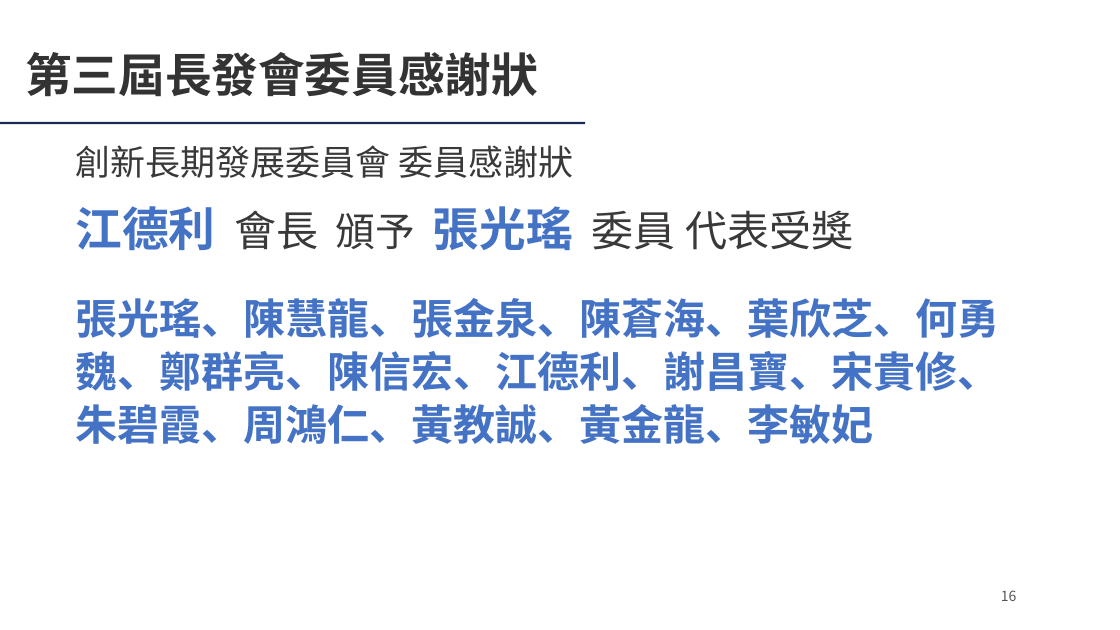
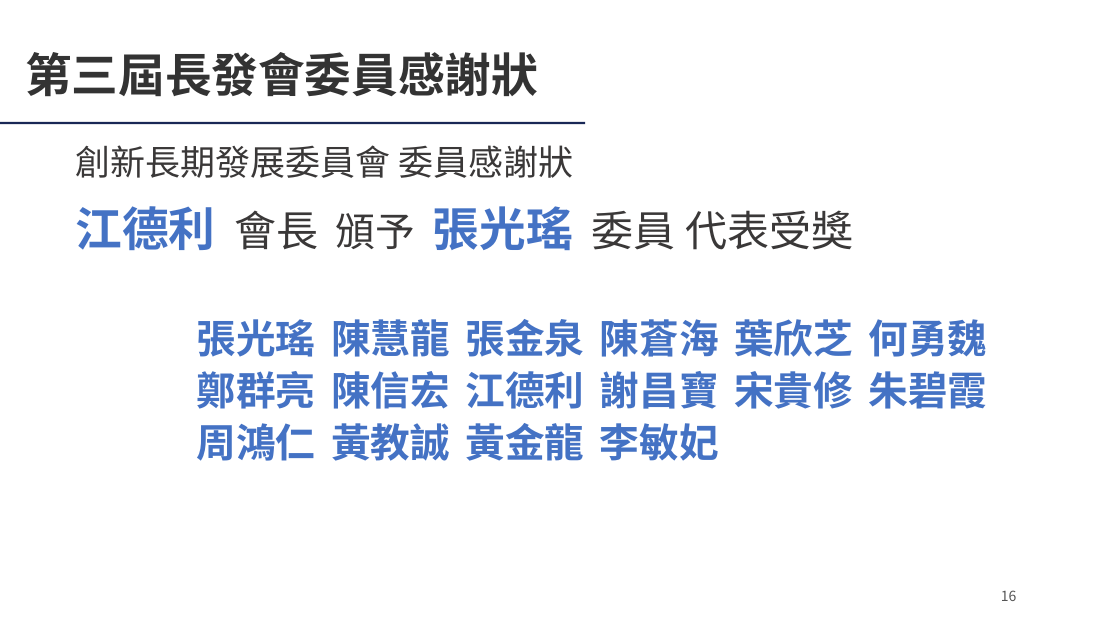
Before and after one commit to Ericliang680928/IAA, a slide deck: slide 16 of 20261204/agm/IAA會員大會簡報_20261204.pptx. Drawn at 1120x630 pixels with LibreOffice and Linux fonts; fonts in the diff are those of the drawing; background and template pictures are left out. Boxes give left, top, right and bottom in pixels: in the first picture for what was removed or moved away, otherwise in the second. Text is boxed around its words. In the diff, an @@ line names an element or a change of style, - is before the commit and + after.

```diff
--- a/20261204/agm/IAA會員大會簡報_20261204.pptx
+++ b/20261204/agm/IAA會員大會簡報_20261204.pptx
@@ text "張光瑤" at bbox=[197, 319, 316, 357]: vertical alignment top to middle @@
@@ text at bbox=[197, 319, 316, 357]: text changed; size 36 to 34 pt @@
-張光瑤、陳慧龍、張金泉、陳蒼海、葉欣芝、何勇魏、鄭群亮、陳信宏、江德利、謝昌寶、宋貴修、朱碧霞、周鴻仁、黃教誠、黃金龍、李敏妃
+張光瑤
@@ text added at bbox=[331, 319, 450, 357], 34 pt, text #4472C4, bold @@
+陳慧龍
@@ text added at bbox=[466, 319, 585, 357], 34 pt, text #4472C4, bold @@
+張金泉
@@ text added at bbox=[600, 319, 719, 357], 34 pt, text #4472C4, bold @@
+陳蒼海
@@ text added at bbox=[734, 319, 853, 357], 34 pt, text #4472C4, bold @@
+葉欣芝
@@ text added at bbox=[869, 319, 988, 357], 34 pt, text #4472C4, bold @@
+何勇魏
@@ text added at bbox=[197, 371, 316, 409], 34 pt, text #4472C4, bold @@
+鄭群亮
@@ text added at bbox=[331, 371, 450, 409], 34 pt, text #4472C4, bold @@
+陳信宏
@@ text added at bbox=[466, 371, 585, 409], 34 pt, text #4472C4, bold @@
+江德利
@@ text added at bbox=[600, 371, 719, 409], 34 pt, text #4472C4, bold @@
+謝昌寶
@@ text added at bbox=[734, 371, 853, 409], 34 pt, text #4472C4, bold @@
+宋貴修
@@ text added at bbox=[869, 371, 988, 409], 34 pt, text #4472C4, bold @@
+朱碧霞
@@ text added at bbox=[197, 423, 316, 461], 34 pt, text #4472C4, bold @@
+周鴻仁
@@ text added at bbox=[331, 423, 450, 461], 34 pt, text #4472C4, bold @@
+黃教誠
@@ text added at bbox=[466, 423, 585, 461], 34 pt, text #4472C4, bold @@
+黃金龍
@@ text added at bbox=[600, 423, 719, 461], 34 pt, text #4472C4, bold @@
+李敏妃
```
Also in this commit, not shown: 10 other slides changed, 1 slide added, 3 other files.
